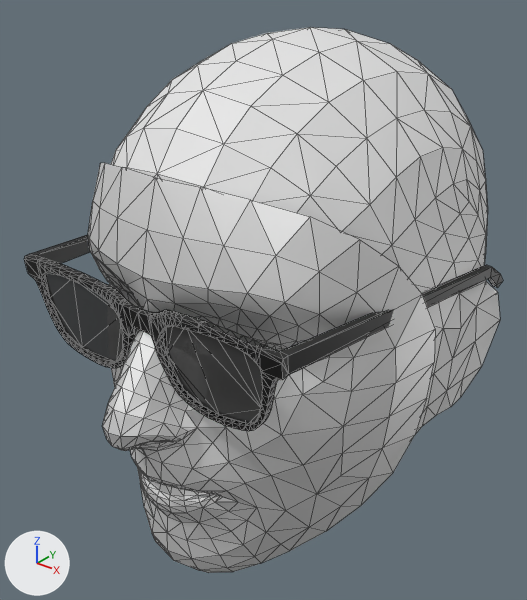
Renders of the glTF model modeller/sunglasses.glb from each side of a commit.
Before and after are seen from a camera (50 mm lens) standing at (17.9, -21.0, 15.3) and looking at (-0.7, 2.3, 0.9). Arrows for +X, +Y and +Z are at lower left; the lights stay in place. Mesh edges are drawn as thin lines. Where no turn or scale is listed for an object, it has been applied to the vertices.

Names of what the first picture shows: 'Plane.001', 'canonical_face_model', 'head_occluder'.
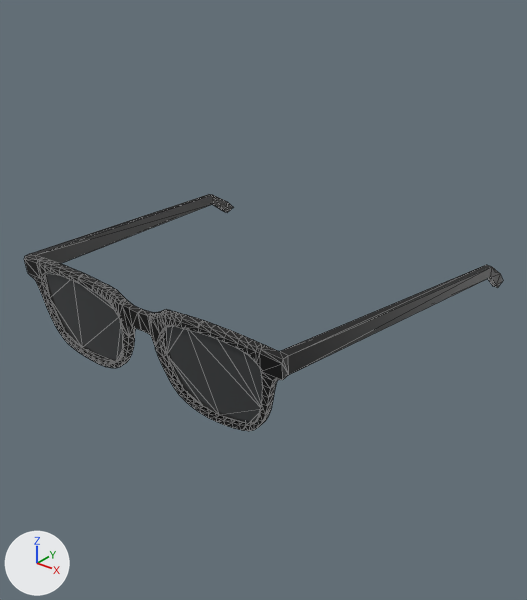
Commit message: removed face reference from glb

What differs and where, as boxes [x1, y1, x2, y2] in the pictures (527 x 600 px):
'canonical_face_model', deleted: before [88, 163, 435, 573]
'head_occluder', deleted: before [111, 27, 500, 434]

The change, as a list of edits to the scene's bpy script:
```text
Remove ob_canonical_face_model:
    ob_canonical_face_model = bpy.data.objects.new('canonical_face_model', me_canonical_face_model)
    ob_canonical_face_model.location = (0.0, 0.0, 0.0)
Remove ob_head_occluder:
    ob_head_occluder = bpy.data.objects.new('head_occluder', me_head_occluder)
    ob_head_occluder.location = (0.0, -7.21, -1.79)
```
